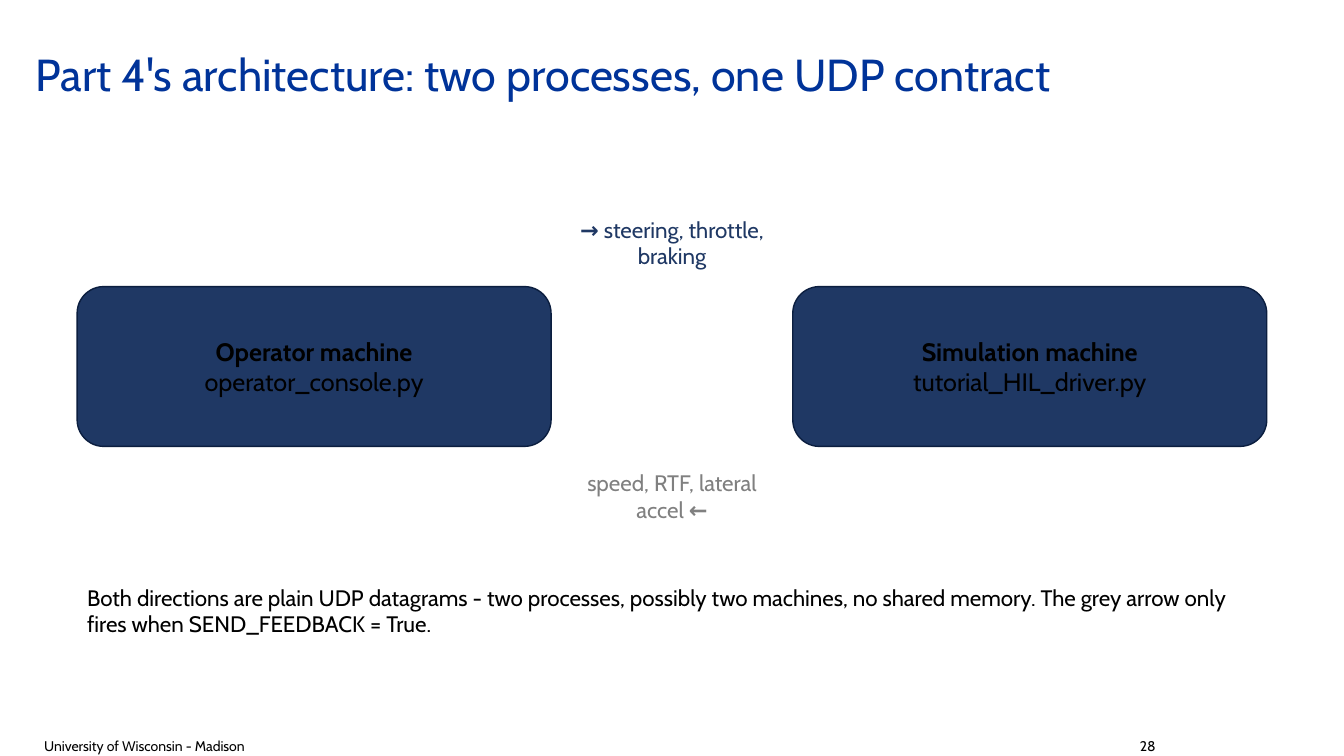
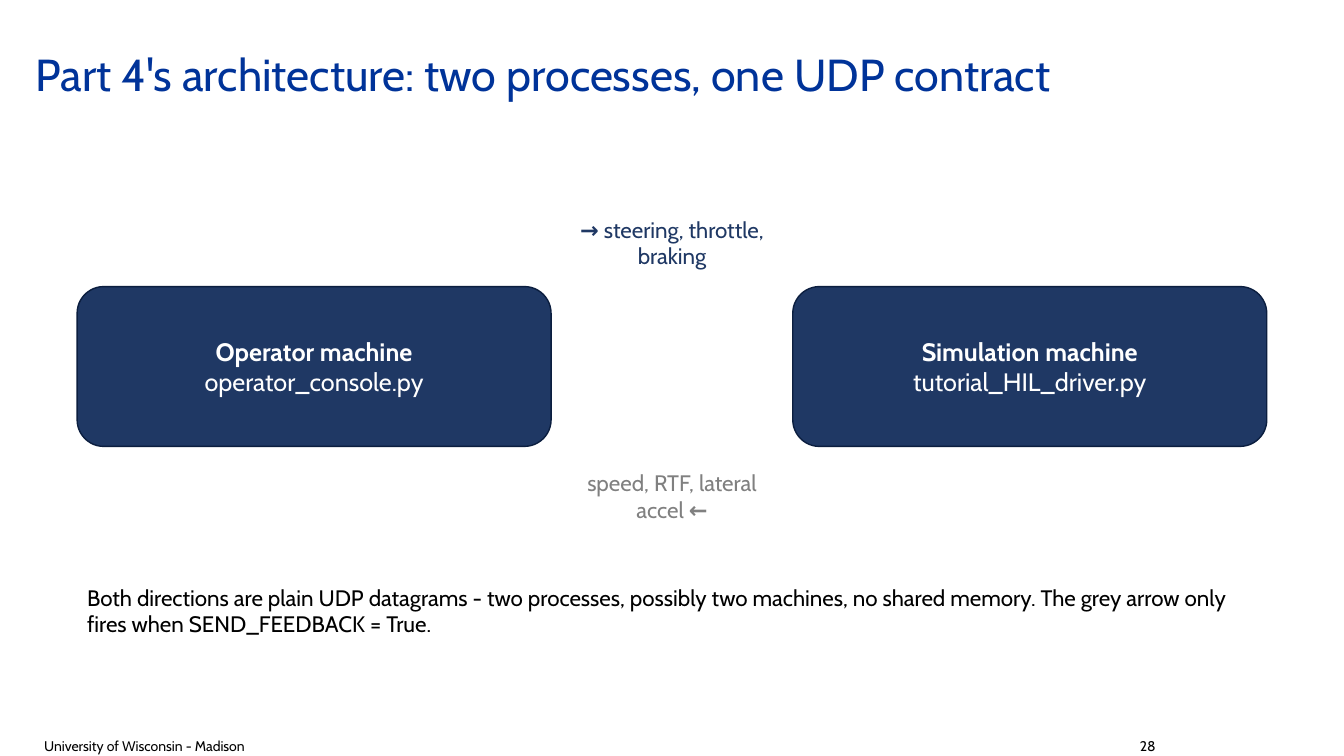
Before and after one commit to ksha23/chrono-hil-tutorial, a slide deck: slide 28 of tutorial_HIL_driver.pptx. Drawn at 1344x756 pixels with LibreOffice and Linux fonts; fonts in the diff are those of the drawing; background and template pictures are left out. Boxes give left, top, right and bottom in pixels: in the first picture for what was removed or moved away, otherwise in the second. Text is boxed around its words. In the diff, an @@ line names an element or a change of style, - is before the commit and + after.

```diff
--- a/tutorial_HIL_driver.pptx
+++ b/tutorial_HIL_driver.pptx
@@ rounded rectangle "Operator machine" at (x1=78, y1=286, x2=552, y2=447): text colour #000000 to #FFFFFF @@
@@ rounded rectangle "Simulation machine" at (x1=793, y1=286, x2=1267, y2=447): text colour #000000 to #FFFFFF @@
```
Also in this commit, not shown: 3 other slides changed, 4 other files.
